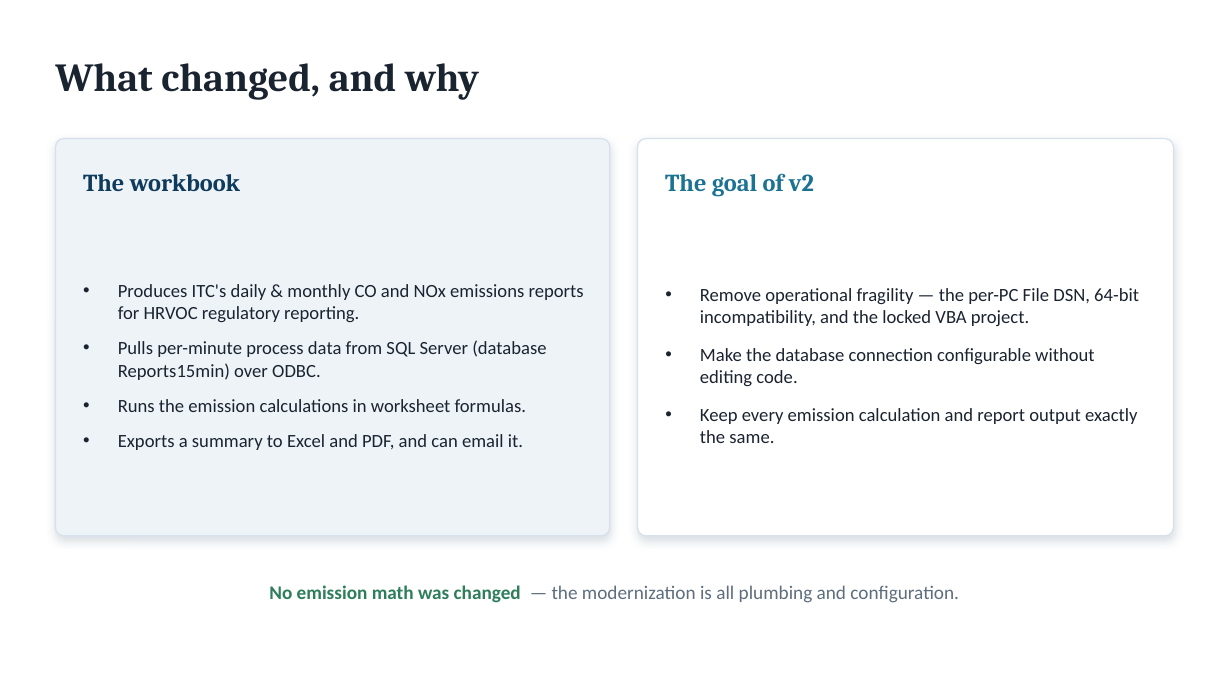
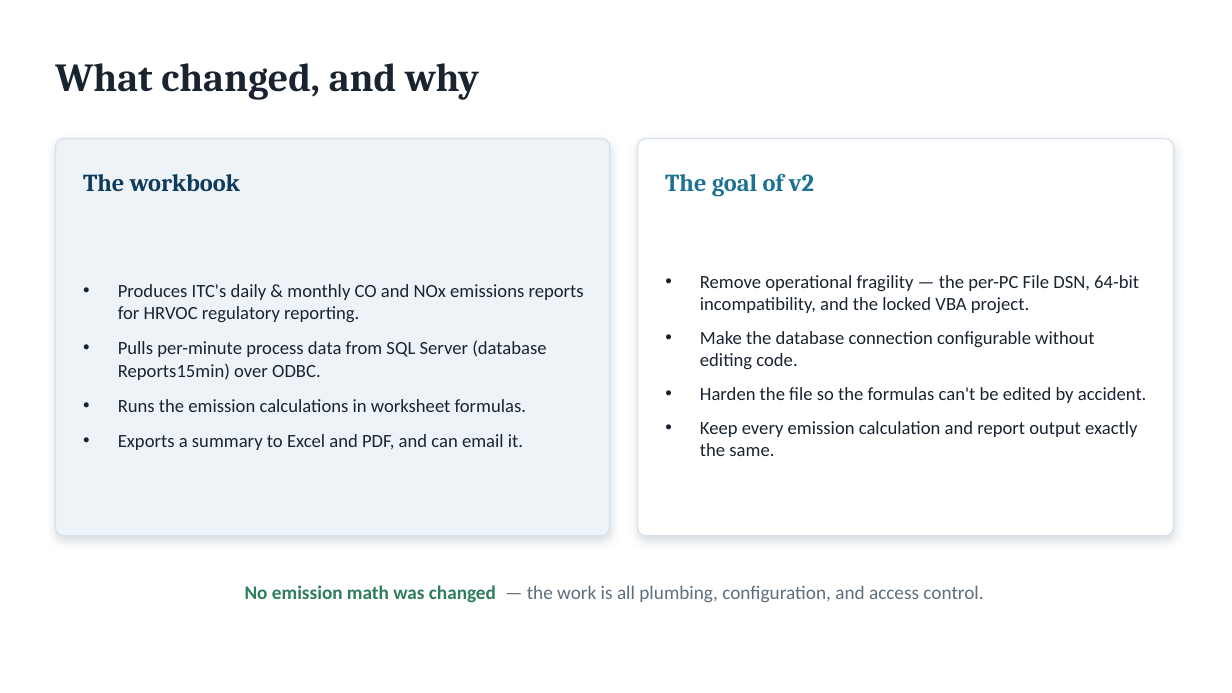
Before and after one commit to peter-computing/ITC-Reporting, a slide deck: slide 2 of EHS-HRVOC/slides/EmissionsCalculations_Functional_Changes.pptx. Drawn at 1232x693 pixels with LibreOffice and Linux fonts; fonts in the diff are those of the drawing. Boxes give left, top, right and bottom in pixels: in the first picture for what was removed or moved away, otherwise in the second. Text is boxed around its words. In the diff, an @@ line names an element or a change of style, - is before the commit and + after.

```diff
--- a/EHS-HRVOC/slides/EmissionsCalculations_Functional_Changes.pptx
+++ b/EHS-HRVOC/slides/EmissionsCalculations_Functional_Changes.pptx
@@ text at box(700, 275, 1139, 456): less space between paragraphs @@
@@ text at box(700, 387, 1147, 403): paragraph added @@
+• Harden the file so the formulas can't be edited by accident.
@@ text at box(245, 585, 983, 603): text changed @@
-No emission math was changed — the modernization is all plumbing and configuration.
+No emission math was changed — the work is all plumbing, configuration, and access control.
```
Also in this commit, not shown: 4 other slides changed, 3 slides added, 1 slide removed, 1 other file.
